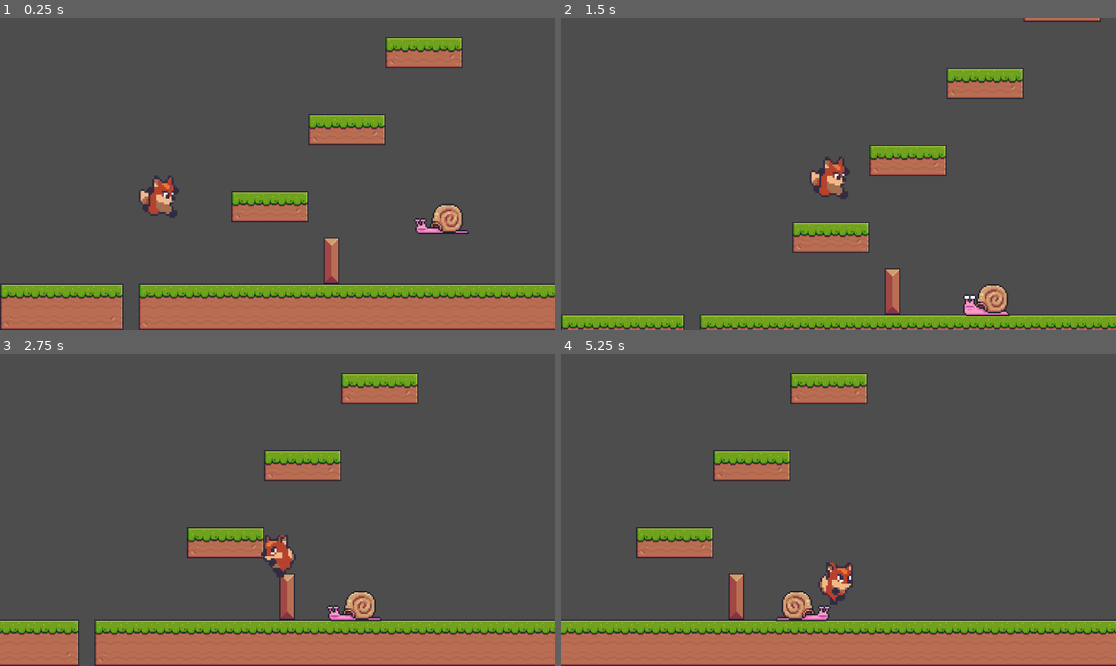
Above: before the commit, frames 1-4 (two rows, left to right).
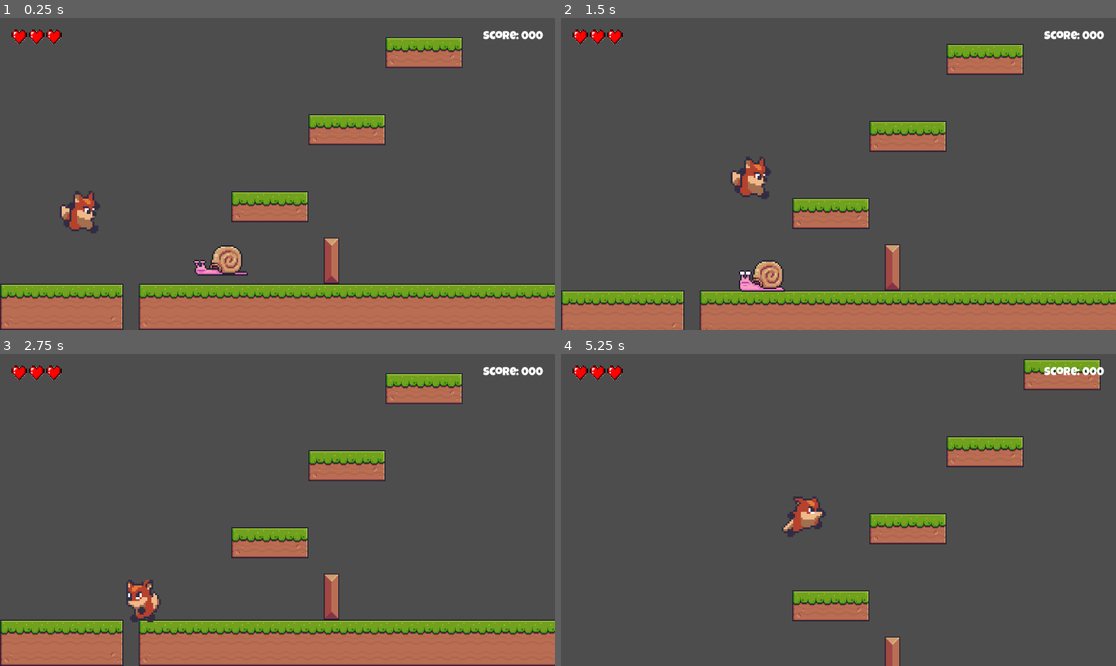
Above: after the commit, the same moments.

Repository: AlbanyArmenta0711/Curso_Videojuegos
Game: Godot game, scene res://scenes/test_level/test_level.tscn
Two runs of this game, one before a commit and one after it. Both use one fixed random seed, a clock stepped at 60 frames per second and the inputs below.
Inputs:
- Up to frame 1 (0.25 s): no input
- Up to frame 2 (1.5 s): hold D (move_right) from 0.53 s (still down); tap Space (jump) at 0.6, 0.77, 1.07, 1.35 s
- Up to frame 3 (2.75 s): tap Space (jump) at 1.52, 1.82, 2.1 s; release D (move_right) at 2.03 s; hold A (move_left) from 2.03 s (still down)
- Up to frame 4 (5.25 s): release A (move_left) at 2.78 s; hold D (move_right) 2.78-4.28 s; tap Space (jump) at 2.85, 3.02, 3.32, 3.6, 3.77, 4.07, 4.35, 4.52, 4.82, 5.1 s; hold A (move_left) 4.28-5.03 s; hold D (move_right) from 5.03 s (still down)

The runs differ from the first frame. In frame 1, 3.0% of the frame differs, in the area x 2-98%, y 3-83%; in frame 2, 22%; in frame 3, 9.9%; in frame 4, 26%, in the area x 0-100%, y 1-100%.

Commit message:
hurt and jump on enemy added

Diff:
--- a/ClassicPlatformer/project.godot
+++ b/ClassicPlatformer/project.godot
@@ -18,6 +18,8 @@
 [autoload]
 
 SoundsManager="*res://singletons/SoundsManager.gd"
+GameManager="*res://singletons/GameManager.gd"
+SignalManager="*res://singletons/SignalManager.gd"
 
 [input]
 
@@ -37,6 +39,13 @@
 ]
 }
 
+[layer_names]
+
+2d_physics/layer_1="Platform"
+2d_physics/layer_2="Player"
+2d_physics/layer_3="Enemies"
+2d_physics/layer_4="Player_Jump_hitbox"
+
 [rendering]
 
 textures/canvas_textures/default_texture_filter=0
--- a/ClassicPlatformer/scenes/enemies/snail/snail.gd
+++ b/ClassicPlatformer/scenes/enemies/snail/snail.gd
@@ -9,6 +9,7 @@
 
 enum FACING_DIRECTION  {LEFT = -1, RIGHT = 1}
 var facing : FACING_DIRECTION = FACING_DIRECTION.LEFT
+var destroyed : bool = false
 
 # Called when the node enters the scene tree for the first time.
 func _ready():
@@ -25,6 +26,9 @@
 		if wall_detection.is_colliding() or not floor_detection.is_colliding():
 			flip_me()
 
+	if not sprite_2d.is_playing() and destroyed:
+		queue_free()
+
 func flip_me():
 	sprite_2d.flip_h = !sprite_2d.flip_h
 	floor_detection.position.x = floor_detection.position.x * -1
@@ -33,3 +37,9 @@
 		facing = FACING_DIRECTION.RIGHT
 	else:
 		facing = FACING_DIRECTION.LEFT
+
+
+func _on_hit_box_area_entered(area):
+	print("Aplastado")
+	sprite_2d.animation = "destroy"
+	destroyed = true
--- a/ClassicPlatformer/scenes/enemies/snail/snail.tscn
+++ b/ClassicPlatformer/scenes/enemies/snail/snail.tscn
@@ -1,7 +1,32 @@
-[gd_scene load_steps=15 format=3 uid="uid://c0cnuocvxfh0p"]
+[gd_scene load_steps=23 format=3 uid="uid://c0cnuocvxfh0p"]
 
 [ext_resource type="Script" path="res://scenes/enemies/snail/snail.gd" id="1_24dy8"]
 [ext_resource type="Texture2D" uid="uid://dnqn5s4bywvo5" path="res://assets/sprites/snail.png" id="1_os6di"]
+[ext_resource type="Texture2D" uid="uid://cn3tisl8nrk61" path="res://assets/sprites/enemy-death.png" id="2_k4oho"]
+
+[sub_resource type="AtlasTexture" id="AtlasTexture_pqh2k"]
+atlas = ExtResource("2_k4oho")
+region = Rect2(0, 0, 40, 41)
+
+[sub_resource type="AtlasTexture" id="AtlasTexture_7xwhn"]
+atlas = ExtResource("2_k4oho")
+region = Rect2(40, 0, 40, 41)
+
+[sub_resource type="AtlasTexture" id="AtlasTexture_3v7yc"]
+atlas = ExtResource("2_k4oho")
+region = Rect2(80, 0, 40, 41)
+
+[sub_resource type="AtlasTexture" id="AtlasTexture_fskcv"]
+atlas = ExtResource("2_k4oho")
+region = Rect2(120, 0, 40, 41)
+
+[sub_resource type="AtlasTexture" id="AtlasTexture_fcyxu"]
+atlas = ExtResource("2_k4oho")
+region = Rect2(160, 0, 40, 41)
+
+[sub_resource type="AtlasTexture" id="AtlasTexture_m3yfm"]
+atlas = ExtResource("2_k4oho")
+region = Rect2(200, 0, 40, 41)
 
 [sub_resource type="AtlasTexture" id="AtlasTexture_hufce"]
 atlas = ExtResource("1_os6di")
@@ -47,6 +72,29 @@
 animations = [{
 "frames": [{
 "duration": 1.0,
+"texture": SubResource("AtlasTexture_pqh2k")
+}, {
+"duration": 1.0,
+"texture": SubResource("AtlasTexture_7xwhn")
+}, {
+"duration": 1.0,
+"texture": SubResource("AtlasTexture_3v7yc")
+}, {
+"duration": 1.0,
+"texture": SubResource("AtlasTexture_fskcv")
+}, {
+"duration": 1.0,
+"texture": SubResource("AtlasTexture_fcyxu")
+}, {
+"duration": 1.0,
+"texture": SubResource("AtlasTexture_m3yfm")
+}],
+"loop": false,
+"name": &"destroy",
+"speed": 12.0
+}, {
+"frames": [{
+"duration": 1.0,
 "texture": SubResource("AtlasTexture_hufce")
 }, {
 "duration": 1.0,
@@ -82,7 +130,11 @@
 }]
 
 [sub_resource type="RectangleShape2D" id="RectangleShape2D_mpb03"]
-size = Vector2(33, 13)
+size = Vector2(29.3333, 17)
+
+[sub_resource type="CapsuleShape2D" id="CapsuleShape2D_2jaln"]
+radius = 10.6667
+height = 34.6667
 
 [node name="Snail" type="CharacterBody2D"]
 scale = Vector2(1.5, 1.5)
@@ -90,7 +142,7 @@
 
 [node name="AnimatedSprite2D" type="AnimatedSprite2D" parent="."]
 sprite_frames = SubResource("SpriteFrames_emixk")
-animation = &"walk"
+animation = &"destroy"
 autoplay = "walk"
 
 [node name="VisibleOnScreenNotifier2D" type="VisibleOnScreenNotifier2D" parent="."]
@@ -100,8 +152,19 @@
 target_position = Vector2(0, 25)
 
 [node name="CollisionShape2D" type="CollisionShape2D" parent="."]
-position = Vector2(2.5, 4.5)
+position = Vector2(2, 2.5)
 shape = SubResource("RectangleShape2D_mpb03")
 
 [node name="WallDetection" type="RayCast2D" parent="."]
 target_position = Vector2(-25, 0)
+
+[node name="HitBox" type="Area2D" parent="."]
+collision_layer = 4
+collision_mask = 8
+
+[node name="CollisionShape2D" type="CollisionShape2D" parent="HitBox"]
+position = Vector2(1.33333, 3.55271e-15)
+rotation = 1.5708
+shape = SubResource("CapsuleShape2D_2jaln")
+
+[connection signal="area_entered" from="HitBox" to="." method="_on_hit_box_area_entered"]
--- /dev/null
+++ b/ClassicPlatformer/scenes/fruit/fruit.tscn
@@ -0,0 +1,142 @@
+[gd_scene load_steps=21 format=3 uid="uid://b0ow0xy05gc4f"]
+
+[ext_resource type="Texture2D" uid="uid://c7a12wijxe4d3" path="res://assets/sprites/bananas.png" id="1_j8pp1"]
+
+[sub_resource type="AtlasTexture" id="AtlasTexture_6rsb4"]
+atlas = ExtResource("1_j8pp1")
+region = Rect2(0, 0, 32, 32)
+
+[sub_resource type="AtlasTexture" id="AtlasTexture_keybh"]
+atlas = ExtResource("1_j8pp1")
+region = Rect2(32, 0, 32, 32)
+
+[sub_resource type="AtlasTexture" id="AtlasTexture_guoyl"]
+atlas = ExtResource("1_j8pp1")
+region = Rect2(64, 0, 32, 32)
+
+[sub_resource type="AtlasTexture" id="AtlasTexture_yilx0"]
+atlas = ExtResource("1_j8pp1")
+region = Rect2(96, 0, 32, 32)
+
+[sub_resource type="AtlasTexture" id="AtlasTexture_wbemd"]
+atlas = ExtResource("1_j8pp1")
+region = Rect2(128, 0, 32, 32)
+
+[sub_resource type="AtlasTexture" id="AtlasTexture_s0cg7"]
+atlas = ExtResource("1_j8pp1")
+region = Rect2(160, 0, 32, 32)
+
+[sub_resource type="AtlasTexture" id="AtlasTexture_3bv63"]
+atlas = ExtResource("1_j8pp1")
+region = Rect2(192, 0, 32, 32)
+
+[sub_resource type="AtlasTexture" id="AtlasTexture_74pmv"]
+atlas = ExtResource("1_j8pp1")
+region = Rect2(224, 0, 32, 32)
+
+[sub_resource type="AtlasTexture" id="AtlasTexture_p8l13"]
+atlas = ExtResource("1_j8pp1")
+region = Rect2(256, 0, 32, 32)
+
+[sub_resource type="AtlasTexture" id="AtlasTexture_ddcqj"]
+atlas = ExtResource("1_j8pp1")
+region = Rect2(288, 0, 32, 32)
+
+[sub_resource type="AtlasTexture" id="AtlasTexture_eeu6p"]
+atlas = ExtResource("1_j8pp1")
+region = Rect2(320, 0, 32, 32)
+
+[sub_resource type="AtlasTexture" id="AtlasTexture_ioivv"]
+atlas = ExtResource("1_j8pp1")
+region = Rect2(352, 0, 32, 32)
+
+[sub_resource type="AtlasTexture" id="AtlasTexture_n2xtu"]
+atlas = ExtResource("1_j8pp1")
+region = Rect2(384, 0, 32, 32)
+
+[sub_resource type="AtlasTexture" id="AtlasTexture_3sv7y"]
+atlas = ExtResource("1_j8pp1")
+region = Rect2(416, 0, 32, 32)
+
+[sub_resource type="AtlasTexture" id="AtlasTexture_60m0v"]
+atlas = ExtResource("1_j8pp1")
+region = Rect2(448, 0, 32, 32)
+
+[sub_resource type="AtlasTexture" id="AtlasTexture_cj3wf"]
+atlas = ExtResource("1_j8pp1")
+region = Rect2(480, 0, 32, 32)
+
+[sub_resource type="AtlasTexture" id="AtlasTexture_aqmr4"]
+atlas = ExtResource("1_j8pp1")
+region = Rect2(512, 0, 32, 32)
+
+[sub_resource type="SpriteFrames" id="SpriteFrames_ilyfa"]
+animations = [{
+"frames": [{
+"duration": 1.0,
+"texture": SubResource("AtlasTexture_6rsb4")
+}, {
+"duration": 1.0,
+"texture": SubResource("AtlasTexture_keybh")
+}, {
+"duration": 1.0,
+"texture": SubResource("AtlasTexture_guoyl")
+}, {
+"duration": 1.0,
+"texture": SubResource("AtlasTexture_yilx0")
+}, {
+"duration": 1.0,
+"texture": SubResource("AtlasTexture_wbemd")
+}, {
+"duration": 1.0,
+"texture": SubResource("AtlasTexture_s0cg7")
+}, {
+"duration": 1.0,
+"texture": SubResource("AtlasTexture_3bv63")
+}, {
+"duration": 1.0,
+"texture": SubResource("AtlasTexture_74pmv")
+}, {
+"duration": 1.0,
+"texture": SubResource("AtlasTexture_p8l13")
+}, {
+"duration": 1.0,
+"texture": SubResource("AtlasTexture_ddcqj")
+}, {
+"duration": 1.0,
+"texture": SubResource("AtlasTexture_eeu6p")
+}, {
+"duration": 1.0,
+"texture": SubResource("AtlasTexture_ioivv")
+}, {
+"duration": 1.0,
+"texture": SubResource("AtlasTexture_n2xtu")
+}, {
+"duration": 1.0,
+"texture": SubResource("AtlasTexture_3sv7y")
+}, {
+"duration": 1.0,
+"texture": SubResource("AtlasTexture_60m0v")
+}, {
+"duration": 1.0,
+"texture": SubResource("AtlasTexture_cj3wf")
+}, {
+"duration": 1.0,
+"texture": SubResource("AtlasTexture_aqmr4")
+}],
+"loop": true,
+"name": &"default",
+"speed": 12.0
+}]
+
+[sub_resource type="CircleShape2D" id="CircleShape2D_lttqw"]
+radius = 8.06226
+
+[node name="Fruit" type="Area2D"]
+
+[node name="AnimatedSprite2D" type="AnimatedSprite2D" parent="."]
+sprite_frames = SubResource("SpriteFrames_ilyfa")
+frame_progress = 0.217845
+
+[node name="CollisionShape2D" type="CollisionShape2D" parent="."]
+shape = SubResource("CircleShape2D_lttqw")
--- /dev/null
+++ b/ClassicPlatformer/scenes/hud/hud.gd
@@ -0,0 +1,13 @@
+extends Control
+
+@onready var hearts_container = $MarginContainer/HBoxContainer/HeartsContainer
+
+var hearts_array : Array
+
+func _ready():
+	hearts_array = hearts_container.get_children()
+	SignalManager.on_lives_changed.connect(on_lives_changed)
+
+func on_lives_changed(lives : int):
+	for idx in range(hearts_array.size()):
+		hearts_array[idx].visible = idx < lives
--- /dev/null
+++ b/ClassicPlatformer/scenes/hud/hud.tscn
@@ -0,0 +1,55 @@
+[gd_scene load_steps=5 format=3 uid="uid://n1ocbdqletbd"]
+
+[ext_resource type="Script" path="res://scenes/hud/hud.gd" id="1_adoha"]
+[ext_resource type="Texture2D" uid="uid://b4v8mptvm6wf" path="res://assets/sprites/heart.png" id="1_ekhm2"]
+[ext_resource type="FontFile" uid="uid://dmqd1xflhbt2n" path="res://assets/fonts/LuckiestGuy-Regular.ttf" id="2_ba1xp"]
+
+[sub_resource type="LabelSettings" id="LabelSettings_jnvs7"]
+font = ExtResource("2_ba1xp")
+font_size = 24
+
+[node name="Hud" type="Control"]
+layout_mode = 3
+anchors_preset = 15
+anchor_right = 1.0
+anchor_bottom = 1.0
+grow_horizontal = 2
+grow_vertical = 2
+script = ExtResource("1_adoha")
+
+[node name="MarginContainer" type="MarginContainer" parent="."]
+layout_mode = 1
+anchors_preset = 15
+anchor_right = 1.0
+anchor_bottom = 1.0
+grow_horizontal = 2
+grow_vertical = 2
+theme_override_constants/margin_left = 24
+theme_override_constants/margin_top = 24
+theme_override_constants/margin_right = 24
+
+[node name="HBoxContainer" type="HBoxContainer" parent="MarginContainer"]
+layout_mode = 2
+size_flags_vertical = 0
+
+[node name="HeartsContainer" type="HBoxContainer" parent="MarginContainer/HBoxContainer"]
+layout_mode = 2
+size_flags_horizontal = 3
+
+[node name="H1" type="TextureRect" parent="MarginContainer/HBoxContainer/HeartsContainer"]
+layout_mode = 2
+texture = ExtResource("1_ekhm2")
+
+[node name="H2" type="TextureRect" parent="MarginContainer/HBoxContainer/HeartsContainer"]
+layout_mode = 2
+texture = ExtResource("1_ekhm2")
+
+[node name="H3" type="TextureRect" parent="MarginContainer/HBoxContainer/HeartsContainer"]
+layout_mode = 2
+texture = ExtResource("1_ekhm2")
+
+[node name="ScoreLabel" type="Label" parent="MarginContainer/HBoxContainer"]
+layout_mode = 2
+text = "Score: 000
+"
+label_settings = SubResource("LabelSettings_jnvs7")
--- a/ClassicPlatformer/scenes/player/player.gd
+++ b/ClassicPlatformer/scenes/player/player.gd
@@ -5,19 +5,23 @@
 @onready var sprite_2d = $Sprite2D
 @onready var anim_player = $AnimationPlayer
 @onready var audio_player = $SoundPlayer
+@onready var invincible_timer = $InvincibleTimer
+@onready var jump_collision = $JumpHitBox/CollisionShape2D
 
 enum PLAYER_STATE {IDLE, RUN, JUMP, FALL, HURT}
 
 var _current_state : PLAYER_STATE = PLAYER_STATE.IDLE
+var is_invincible: bool = false
 
-const GRAVITY : float = 500.0
+const GRAVITY : float = 800.0
 const RUN_SPEED : float = 120.0
 const MAX_FALL : float = 400.0
-const JUMP_VELOCITY: float = -350.0
+const JUMP_VELOCITY: float = -450.0
+const HURT_JUMP_VELOCITY : float = -300.0
 
 # Called when the node enters the scene tree for the first time.
 func _ready():
-	pass # Replace with function body.
+	jump_collision.disabled = true
 
 func _physics_process(delta):
 	if not is_on_floor():
@@ -28,39 +32,41 @@
 
 func get_input():
 	velocity.x = 0
-	if Input.is_action_pressed("move_left"):
-		velocity.x = -RUN_SPEED
-		sprite_2d.flip_h = true
-	elif Input.is_action_pressed("move_right"):
-		velocity.x = RUN_SPEED
-		sprite_2d.flip_h = false
+	if _current_state != PLAYER_STATE.HURT:
+		if Input.is_action_pressed("move_left"):
+			velocity.x = -RUN_SPEED
+			sprite_2d.flip_h = true
+		elif Input.is_action_pressed("move_right"):
+			velocity.x = RUN_SPEED
+			sprite_2d.flip_h = false
 
-	if Input.is_action_just_pressed("jump") and is_on_floor():
-		velocity.y = JUMP_VELOCITY
-		SoundsManager.play_sound(audio_player, SoundsManager.SOUND_JUMP)
+		if Input.is_action_just_pressed("jump") and is_on_floor():
+			velocity.y = JUMP_VELOCITY
+			SoundsManager.play_sound(audio_player, SoundsManager.SOUND_JUMP)
 
-	velocity.y = clampf(velocity.y, JUMP_VELOCITY, MAX_FALL)
+		velocity.y = clampf(velocity.y, JUMP_VELOCITY, MAX_FALL)
 
 func calculate_state():
-	if is_on_floor():
-		if velocity.x == 0:
-			set_state(PLAYER_STATE.IDLE)
+	if is_invincible:
+		set_state(PLAYER_STATE.HURT)
+	else:
+		if is_on_floor():
+			if velocity.x == 0:
+				set_state(PLAYER_STATE.IDLE)
+			else:
+				set_state(PLAYER_STATE.RUN)
 		else:
-			set_state(PLAYER_STATE.RUN)
-	else:
-		if velocity.y > 0:
-			set_state(PLAYER_STATE.FALL)
-		else:
-			set_state(PLAYER_STATE.JUMP)
+			if velocity.y > 0:
+				set_state(PLAYER_STATE.FALL)
+			else:
+				set_state(PLAYER_STATE.JUMP)
 
 func set_state(new_state : PLAYER_STATE):
 	if new_state != _current_state:
-
 		if _current_state == PLAYER_STATE.FALL and new_state == PLAYER_STATE.RUN or new_state == PLAYER_STATE.IDLE:
 			SoundsManager.play_sound(audio_player, SoundsManager.SOUND_LAND)
-
+			jump_collision.disabled = true
 		_current_state = new_state
-
 		match _current_state:
 			PLAYER_STATE.IDLE:
 				anim_player.play("idle")
@@ -68,7 +74,32 @@
 				anim_player.play("run")
 			PLAYER_STATE.FALL:
 				anim_player.play("fall")
+				jump_collision.disabled = false
 			PLAYER_STATE.JUMP:
 				anim_player.play("jump")
+			PLAYER_STATE.HURT:
+				anim_player.play("hurt")
 	else:
 		return
+
+func _on_hit_box_area_entered(area):
+	if not is_invincible:
+		apply_hit()
+		SignalManager.on_hurt.emit()
+
+func apply_hit():
+	is_invincible = true
+	var tween = get_tree().create_tween()
+	tween.set_loops(1)
+	tween.tween_property(sprite_2d,"self_modulate",Color(1,0,0,0.5),0.5)
+	tween.tween_property(sprite_2d,"self_modulate",Color(1,1,1,1),0.5)
+	velocity.y = HURT_JUMP_VELOCITY
+	invincible_timer.start()
+
+func _on_invincible_timer_timeout():
+	is_invincible = false
+	print("Fin de invincibilidad")
+
+func _on_jump_hit_box_area_entered(area):
+	print("Jump hit box collision")
+	velocity.y = HURT_JUMP_VELOCITY
--- a/ClassicPlatformer/scenes/player/player.tscn
+++ b/ClassicPlatformer/scenes/player/player.tscn
@@ -1,27 +1,10 @@
-[gd_scene load_steps=11 format=3 uid="uid://cvdnfg1rq6tvw"]
+[gd_scene load_steps=13 format=3 uid="uid://cvdnfg1rq6tvw"]
 
 [ext_resource type="Texture2D" uid="uid://bhlb5cglpl2j" path="res://assets/sprites/player.png" id="1_ib5sr"]
 [ext_resource type="Script" path="res://scenes/player/player.gd" id="1_jn228"]
 
 [sub_resource type="RectangleShape2D" id="RectangleShape2D_63sjk"]
-size = Vector2(14, 17)
-
-[sub_resource type="Animation" id="Animation_cpoco"]
-resource_name = "idle"
-length = 0.4
-loop_mode = 1
-tracks/0/type = "value"
-tracks/0/imported = false
-tracks/0/enabled = true
-tracks/0/path = NodePath("Sprite2D:frame")
-tracks/0/interp = 1
-tracks/0/loop_wrap = true
-tracks/0/keys = {
-"times": PackedFloat32Array(0, 0.1, 0.2, 0.3, 0.4),
-"transitions": PackedFloat32Array(1, 1, 1, 1, 1),
-"update": 1,
-"values": [13, 13, 14, 15, 16]
-}
+size = Vector2(12, 17.5)
 
 [sub_resource type="Animation" id="Animation_tr6lu"]
 length = 0.001
@@ -36,39 +19,6 @@
 "transitions": PackedFloat32Array(1),
 "update": 1,
 "values": [13]
-}
-
-[sub_resource type="Animation" id="Animation_bm4rs"]
-resource_name = "run"
-length = 0.5
-loop_mode = 1
-tracks/0/type = "value"
-tracks/0/imported = false
-tracks/0/enabled = true
-tracks/0/path = NodePath("Sprite2D:frame")
-tracks/0/interp = 1
-tracks/0/loop_wrap = true
-tracks/0/keys = {
-"times": PackedFloat32Array(0, 0.1, 0.2, 0.3, 0.4, 0.5),
-"transitions": PackedFloat32Array(1, 1, 1, 1, 1, 1),
-"update": 1,
-"values": [0, 1, 2, 3, 4, 5]
-}
-
-[sub_resource type="Animation" id="Animation_k2nij"]
-resource_name = "jump"
-length = 0.1
-tracks/0/type = "value"
-tracks/0/imported = false
-tracks/0/enabled = true
-tracks/0/path = NodePath("Sprite2D:frame")
-tracks/0/interp = 1
-tracks/0/loop_wrap = true
-tracks/0/keys = {
-"times": PackedFloat32Array(0),
-"transitions": PackedFloat32Array(1),
-"update": 1,
-"values": [17]
 }
 
 [sub_resource type="Animation" id="Animation_q3h8s"]
@@ -103,6 +53,56 @@
 "values": [11, 12]
 }
 
+[sub_resource type="Animation" id="Animation_cpoco"]
+resource_name = "idle"
+length = 0.4
+loop_mode = 1
+tracks/0/type = "value"
+tracks/0/imported = false
+tracks/0/enabled = true
+tracks/0/path = NodePath("Sprite2D:frame")
+tracks/0/interp = 1
+tracks/0/loop_wrap = true
+tracks/0/keys = {
+"times": PackedFloat32Array(0, 0.1, 0.2, 0.3, 0.4),
+"transitions": PackedFloat32Array(1, 1, 1, 1, 1),
+"update": 1,
+"values": [13, 13, 14, 15, 16]
+}
+
+[sub_resource type="Animation" id="Animation_k2nij"]
+resource_name = "jump"
+length = 0.1
+tracks/0/type = "value"
+tracks/0/imported = false
+tracks/0/enabled = true
+tracks/0/path = NodePath("Sprite2D:frame")
+tracks/0/interp = 1
+tracks/0/loop_wrap = true
+tracks/0/keys = {
+"times": PackedFloat32Array(0),
+"transitions": PackedFloat32Array(1),
+"update": 1,
+"values": [17]
+}
+
+[sub_resource type="Animation" id="Animation_bm4rs"]
+resource_name = "run"
+length = 0.5
+loop_mode = 1
+tracks/0/type = "value"
+tracks/0/imported = false
+tracks/0/enabled = true
+tracks/0/path = NodePath("Sprite2D:frame")
+tracks/0/interp = 1
+tracks/0/loop_wrap = true
+tracks/0/keys = {
+"times": PackedFloat32Array(0, 0.1, 0.2, 0.3, 0.4, 0.5),
+"transitions": PackedFloat32Array(1, 1, 1, 1, 1, 1),
+"update": 1,
+"values": [0, 1, 2, 3, 4, 5]
+}
+
 [sub_resource type="AnimationLibrary" id="AnimationLibrary_b2t5d"]
 _data = {
 "RESET": SubResource("Animation_tr6lu"),
@@ -112,6 +112,13 @@
 "jump": SubResource("Animation_k2nij"),
 "run": SubResource("Animation_bm4rs")
 }
+
+[sub_resource type="CapsuleShape2D" id="CapsuleShape2D_r02m5"]
+radius = 8.5
+height = 23.0
+
+[sub_resource type="RectangleShape2D" id="RectangleShape2D_atacj"]
+size = Vector2(16.5, 6)
 
 [node name="Player" type="CharacterBody2D"]
 scale = Vector2(2, 2)
@@ -123,7 +130,7 @@
 frame = 13
 
 [node name="CollisionShape2D" type="CollisionShape2D" parent="."]
-position = Vector2(0, 5.5)
+position = Vector2(-1, 6)
 shape = SubResource("RectangleShape2D_63sjk")
 
 [node name="AnimationPlayer" type="AnimationPlayer" parent="."]
@@ -133,3 +140,26 @@
 autoplay = "idle"
 
 [node name="SoundPlayer" type="AudioStreamPlayer2D" parent="."]
+
+[node name="HitBox" type="Area2D" parent="."]
+collision_layer = 2
+collision_mask = 4
+
+[node name="CollisionShape2D" type="CollisionShape2D" parent="HitBox"]
+position = Vector2(-1, 5.5)
+shape = SubResource("CapsuleShape2D_r02m5")
+
+[node name="InvincibleTimer" type="Timer" parent="."]
+one_shot = true
+
+[node name="JumpHitBox" type="Area2D" parent="."]
+collision_layer = 8
+collision_mask = 4
+
+[node name="CollisionShape2D" type="CollisionShape2D" parent="JumpHitBox"]
+position = Vector2(-0.75, 15)
+shape = SubResource("RectangleShape2D_atacj")
+
+[connection signal="area_entered" from="HitBox" to="." method="_on_hit_box_area_entered"]
+[connection signal="timeout" from="InvincibleTimer" to="." method="_on_invincible_timer_timeout"]
+[connection signal="area_entered" from="JumpHitBox" to="." method="_on_jump_hit_box_area_entered"]
--- a/ClassicPlatformer/scenes/test_level/test_level.tscn
+++ b/ClassicPlatformer/scenes/test_level/test_level.tscn
@@ -1,10 +1,11 @@
-[gd_scene load_steps=8 format=3 uid="uid://bqs4v3lvm17m7"]
+[gd_scene load_steps=9 format=3 uid="uid://bqs4v3lvm17m7"]
 
 [ext_resource type="Script" path="res://scenes/test_level/test_level.gd" id="1_kcrnk"]
 [ext_resource type="Texture2D" uid="uid://1xnshux3va2p" path="res://assets/tiles/Terrain (16x16).png" id="1_vpb22"]
 [ext_resource type="PackedScene" uid="uid://b5g55kwign8ft" path="res://scenes/player_camera/player_camera.tscn" id="2_wlab5"]
 [ext_resource type="PackedScene" uid="uid://cvdnfg1rq6tvw" path="res://scenes/player/player.tscn" id="3_hixws"]
 [ext_resource type="PackedScene" uid="uid://c0cnuocvxfh0p" path="res://scenes/enemies/snail/snail.tscn" id="5_11wc5"]
+[ext_resource type="PackedScene" uid="uid://n1ocbdqletbd" path="res://scenes/hud/hud.tscn" id="6_etkrg"]
 
 [sub_resource type="TileSetAtlasSource" id="TileSetAtlasSource_i2q4p"]
 texture = ExtResource("1_vpb22")
@@ -471,8 +472,12 @@
 player = ExtResource("3_hixws")
 
 [node name="Player" parent="." instance=ExtResource("3_hixws")]
-position = Vector2(167, -159)
+position = Vector2(85, -153)
 scale = Vector2(2.00432, 2)
 
 [node name="Snail" parent="." instance=ExtResource("5_11wc5")]
-position = Vector2(458, -132)
+position = Vector2(229, -89)
+
+[node name="CanvasLayer" type="CanvasLayer" parent="."]
+
+[node name="Hud" parent="CanvasLayer" instance=ExtResource("6_etkrg")]
--- /dev/null
+++ b/ClassicPlatformer/singletons/GameManager.gd
@@ -0,0 +1,12 @@
+extends Node
+
+var score : int = 0
+var lives : int = 3
+
+func _ready():
+	SignalManager.on_hurt.connect(on_hurt)
+
+func on_hurt():
+	lives -= 1
+	SignalManager.on_lives_changed.emit(lives)
+	print("Vidas: " + str(lives))
--- /dev/null
+++ b/ClassicPlatformer/singletons/SignalManager.gd
@@ -0,0 +1,4 @@
+extends Node
+
+signal on_hurt()
+signal on_lives_changed(lives: int)
Binary file added: ClassicPlatformer/assets/sprites/heart.png
Not shown, added: ClassicPlatformer/assets/sprites/heart.png.import
